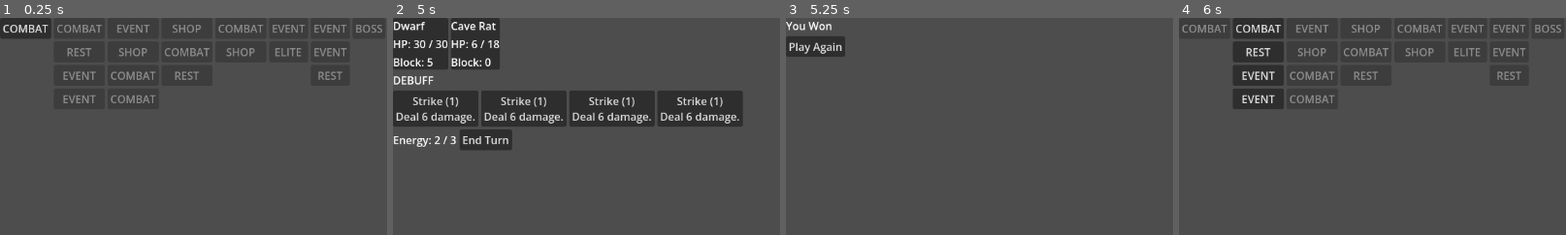
Above: before the commit, frames 1-4 (left to right).
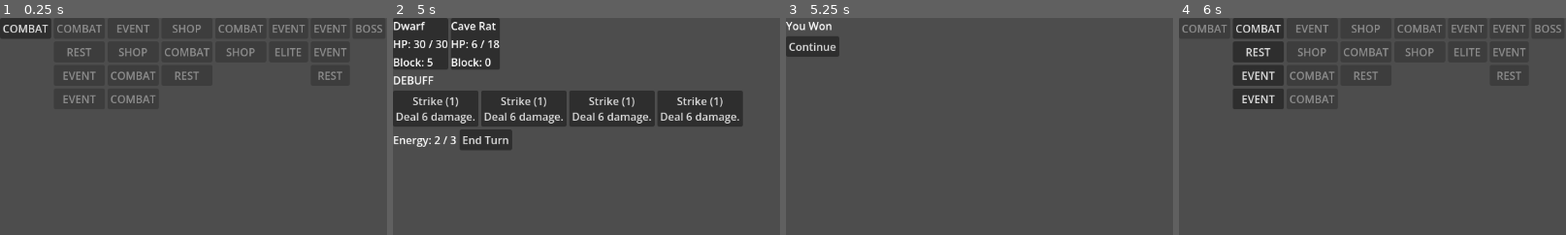
Above: after the commit, the same moments.

Repository: cedraci/nalbeuk
Game: Godot game, scene res://scripts/ui/run/run_scene.tscn
Same seed, same stepped clock (60 frames per second), same inputs: the game is played once before the commit and once after it.
Inputs:
- Up to frame 1 (0.25 s): no input
- Up to frame 2 (5 s): click "COMBAT" at 0.5 s; click "Guard (1) Gain 5 Block." at 1.25 s; click "Strike (1) Deal 6 damage." at 2 s; click "Strike (1) Deal 6 damage." at 2.75 s; click "End Turn" at 3.5 s; click "Guard (1) Gain 5 Block." at 4.25 s
- Up to frame 3 (5.25 s): click "Strike (1) Deal 6 damage." at 5 s
- Up to frame 4 (6 s): click "Play Again" (after the commit: "Continue") at 5.75 s
The pictures show only the part of the screen within x 0-50%, y 0-50%; the shares and areas given below are measured in that part.

Frames 1-2 are identical in both runs. In frame 3, 0.4% of the frame differs, in the area x 0-16%, y 8-18%; in frame 4, nothing differs.

Commit message:
fix: correct GameOver floor, rename Continue button, fix map_view leak, track .uid files
Final cross-task fix wave for Plan 2B before merge:
- RunScene now sets RunState.current_floor to the lost node's floor on a
  combat loss, so GameOverScene reports the floor the player actually died
  on instead of the last successfully cleared floor.
- CombatScene's result button now reads "Continue" instead of the stale
  "Play Again" label left over from the play_again_requested ->
  combat_dismissed signal rename.
- RunScene now permanently parents map_view in _ready() and toggles it via
  .visible in _swap_to(), instead of detaching/reattaching it. This closes
  the leak where map_view could be orphaned if RunScene were freed while a
  per-node scene was showing. The now-unnecessary autofree(scene.map_view)
  calls added by an earlier test-only fix are removed from
  tests/unit/test_run_scene.gd to avoid a double-free.
- Added a regression test for the floor-reporting fix and tracked the 25
  untracked .uid sidecar files this branch added; deleted the stray
  test_output_red.txt artifact left at the repo root.

Co-Authored-By: Claude Sonnet 5 <noreply@anthropic.com>
Claude-Session: https://claude.ai/code/session_01RkPFJrb5Hd5fPChp1YTGgY

Diff:
--- a/scripts/ui/combat/combat_scene.gd
+++ b/scripts/ui/combat/combat_scene.gd
@@ -56,7 +56,7 @@
 	result_label = Label.new()
 	result_container.add_child(result_label)
 	play_again_button = Button.new()
-	play_again_button.text = "Play Again"
+	play_again_button.text = "Continue"
 	play_again_button.pressed.connect(_on_play_again_pressed)
 	result_container.add_child(play_again_button)
 
--- a/scripts/ui/run/run_scene.gd
+++ b/scripts/ui/run/run_scene.gd
@@ -16,22 +16,24 @@
 	map_view = MapView.new()
 	map_view.set_anchors_preset(Control.PRESET_FULL_RECT)
 	map_view.node_selected.connect(_on_map_node_selected)
+	add_child(map_view)
 	RunState.start_new_run(DwarfContent.get_class_resource())
 	_show_map()
 
 func _swap_to(node: Control) -> void:
-	if _current_child != null and _current_child.get_parent() == self:
+	if _current_child != null and _current_child != map_view and _current_child.get_parent() == self:
+		# queue_free(), not free(): this can run from inside the
+		# outgoing scene's own signal-dispatch call stack (e.g. a
+		# button's "pressed" handler chain), so freeing immediately
+		# would destroy a node still executing its own dispatch —
+		# the same bug class HandView and CombatDemo were fixed for
+		# in Plan 2A.
 		remove_child(_current_child)
-		if _current_child != map_view:
-			# queue_free(), not free(): this can run from inside the
-			# outgoing scene's own signal-dispatch call stack (e.g. a
-			# button's "pressed" handler chain), so freeing immediately
-			# would destroy a node still executing its own dispatch —
-			# the same bug class HandView and CombatDemo were fixed for
-			# in Plan 2A.
-			_current_child.queue_free()
+		_current_child.queue_free()
+	map_view.visible = (node == map_view)
 	_current_child = node
-	add_child(node)
+	if node != map_view:
+		add_child(node)
 
 func _show_map() -> void:
 	map_view.display(RunState.map, RunState.current_node)
@@ -66,6 +68,7 @@
 		else:
 			_show_map()
 	else:
+		RunState.current_floor = node.floor
 		_show_game_over()
 
 func _gold_reward_for(node_type: MapNode.NodeType) -> int:
--- a/tests/unit/test_run_scene.gd
+++ b/tests/unit/test_run_scene.gd
@@ -8,7 +8,6 @@
 func test_selecting_a_combat_node_shows_combat_scene():
 	var scene := RunScene.new()
 	add_child_autofree(scene)
-	autofree(scene.map_view)
 	var combat_node := MapNode.new(9999, MapNode.NodeType.COMBAT, 0)
 	scene.map_view.node_selected.emit(combat_node)
 	assert_eq(scene.combat_scene.get_parent(), scene)
@@ -16,7 +15,6 @@
 func test_selecting_an_elite_node_builds_the_elite_encounter():
 	var scene := RunScene.new()
 	add_child_autofree(scene)
-	autofree(scene.map_view)
 	var elite_node := MapNode.new(9999, MapNode.NodeType.ELITE, 0)
 	scene.map_view.node_selected.emit(elite_node)
 	assert_eq(scene.combat_scene.encounter.enemy.display_name, "Alpha Cave Rat")
@@ -24,7 +22,6 @@
 func test_selecting_an_event_node_shows_event_scene():
 	var scene := RunScene.new()
 	add_child_autofree(scene)
-	autofree(scene.map_view)
 	var event_node := MapNode.new(9999, MapNode.NodeType.EVENT, 0)
 	scene.map_view.node_selected.emit(event_node)
 	assert_eq(scene.event_scene.get_parent(), scene)
@@ -32,7 +29,6 @@
 func test_selecting_a_rest_node_shows_rest_scene():
 	var scene := RunScene.new()
 	add_child_autofree(scene)
-	autofree(scene.map_view)
 	var rest_node := MapNode.new(9999, MapNode.NodeType.REST, 0)
 	scene.map_view.node_selected.emit(rest_node)
 	assert_eq(scene.rest_scene.get_parent(), scene)
@@ -40,7 +36,6 @@
 func test_selecting_a_shop_node_shows_shop_scene():
 	var scene := RunScene.new()
 	add_child_autofree(scene)
-	autofree(scene.map_view)
 	var shop_node := MapNode.new(9999, MapNode.NodeType.SHOP, 0)
 	scene.map_view.node_selected.emit(shop_node)
 	assert_eq(scene.shop_scene.get_parent(), scene)
@@ -70,16 +65,22 @@
 func test_losing_a_combat_node_shows_game_over():
 	var scene := RunScene.new()
 	add_child_autofree(scene)
-	autofree(scene.map_view)
 	var combat_node := MapNode.new(9999, MapNode.NodeType.COMBAT, 0)
 	scene.map_view.node_selected.emit(combat_node)
 	scene.combat_scene.combat_dismissed.emit(false)
 	assert_eq(scene.game_over_scene.get_parent(), scene)
 
+func test_losing_a_combat_node_reports_the_floor_it_was_lost_on():
+	var scene := RunScene.new()
+	add_child_autofree(scene)
+	var combat_node := MapNode.new(9999, MapNode.NodeType.COMBAT, 2)
+	scene.map_view.node_selected.emit(combat_node)
+	scene.combat_scene.combat_dismissed.emit(false)
+	assert_eq(RunState.current_floor, 2)
+
 func test_winning_the_boss_node_shows_victory():
 	var scene := RunScene.new()
 	add_child_autofree(scene)
-	autofree(scene.map_view)
 	var boss_node := MapNode.new(9999, MapNode.NodeType.BOSS, 0)
 	scene.map_view.node_selected.emit(boss_node)
 	scene.combat_scene.combat_dismissed.emit(true)
Not shown, added: scripts/content/events_content.gd.uid
Not shown, added: scripts/resources/event_choice.gd.uid
Not shown, added: scripts/resources/event_resource.gd.uid
Not shown, added: scripts/run/map_graph.gd.uid
Not shown, added: scripts/run/map_node.gd.uid
Not shown, added: scripts/run/run_state.gd.uid
Not shown, added: scripts/ui/run/event_scene.gd.uid
Not shown, added: scripts/ui/run/game_over_scene.gd.uid
Not shown, added: scripts/ui/run/map_view.gd.uid
Not shown, added: scripts/ui/run/rest_scene.gd.uid
Not shown, added: scripts/ui/run/run_scene.gd.uid
Not shown, added: scripts/ui/run/shop_scene.gd.uid
(and 13 more such lines)
